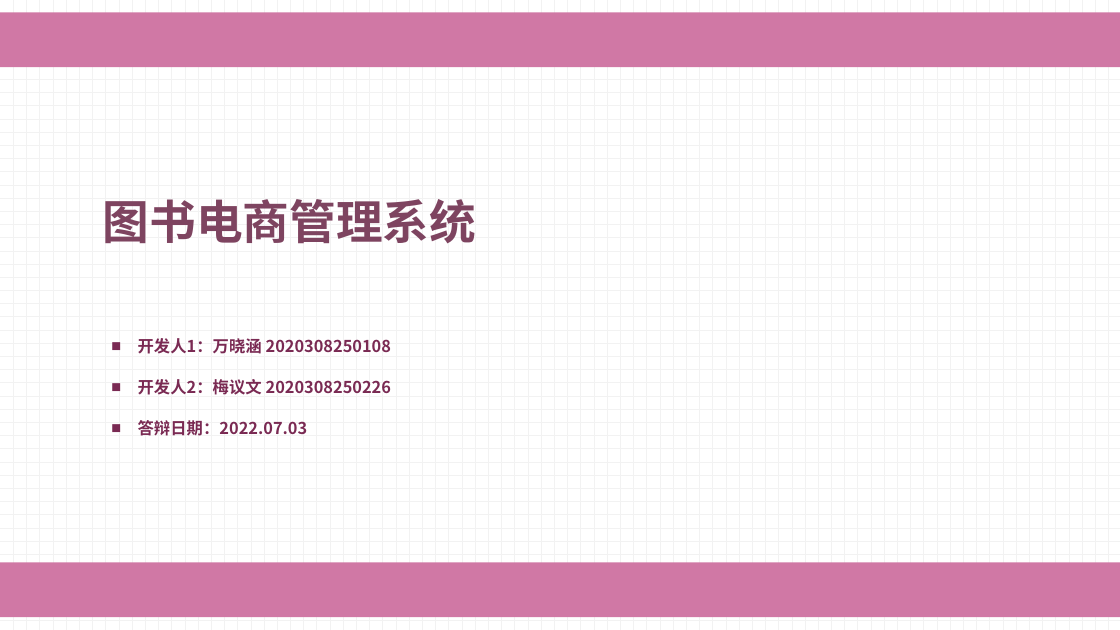
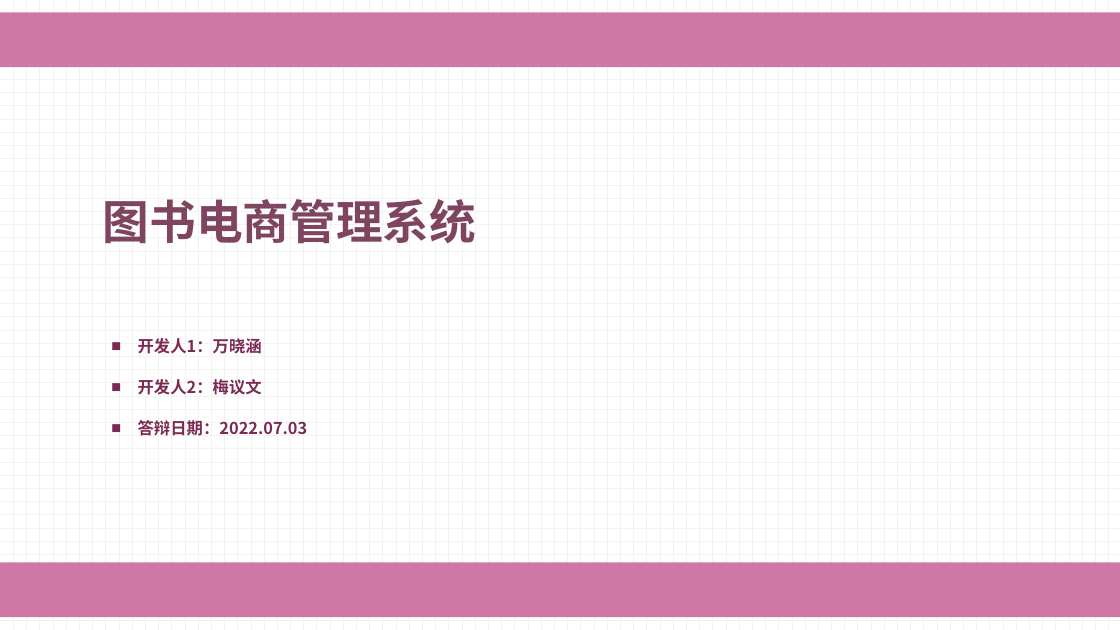
Before and after one commit to myw07170/Book-Management-System, a slide deck: slide 1 of pre.pptx. Drawn at 1120x630 pixels with LibreOffice and Linux fonts; fonts in the diff are those of the drawing; background and template pictures are left out. Boxes give left, top, right and bottom in pixels: in the first picture for what was removed or moved away, otherwise in the second. Text is boxed around its words. In the diff, an @@ line names an element or a change of style, - is before the commit and + after.

```diff
--- a/pre.pptx
+++ b/pre.pptx
@@ text at (138, 338, 262, 395): text changed @@
-■ 开发人1：万晓涵 2020308250108
-■ 开发人2：梅议文 2020308250226
+■ 开发人1：万晓涵
+■ 开发人2：梅议文
```
Also in this commit, not shown: 1 other file.
